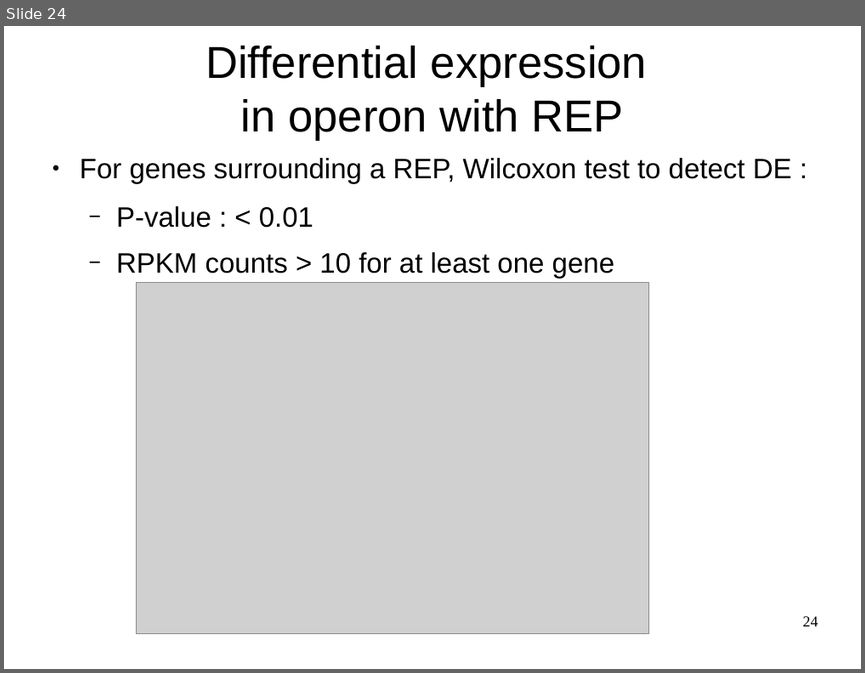
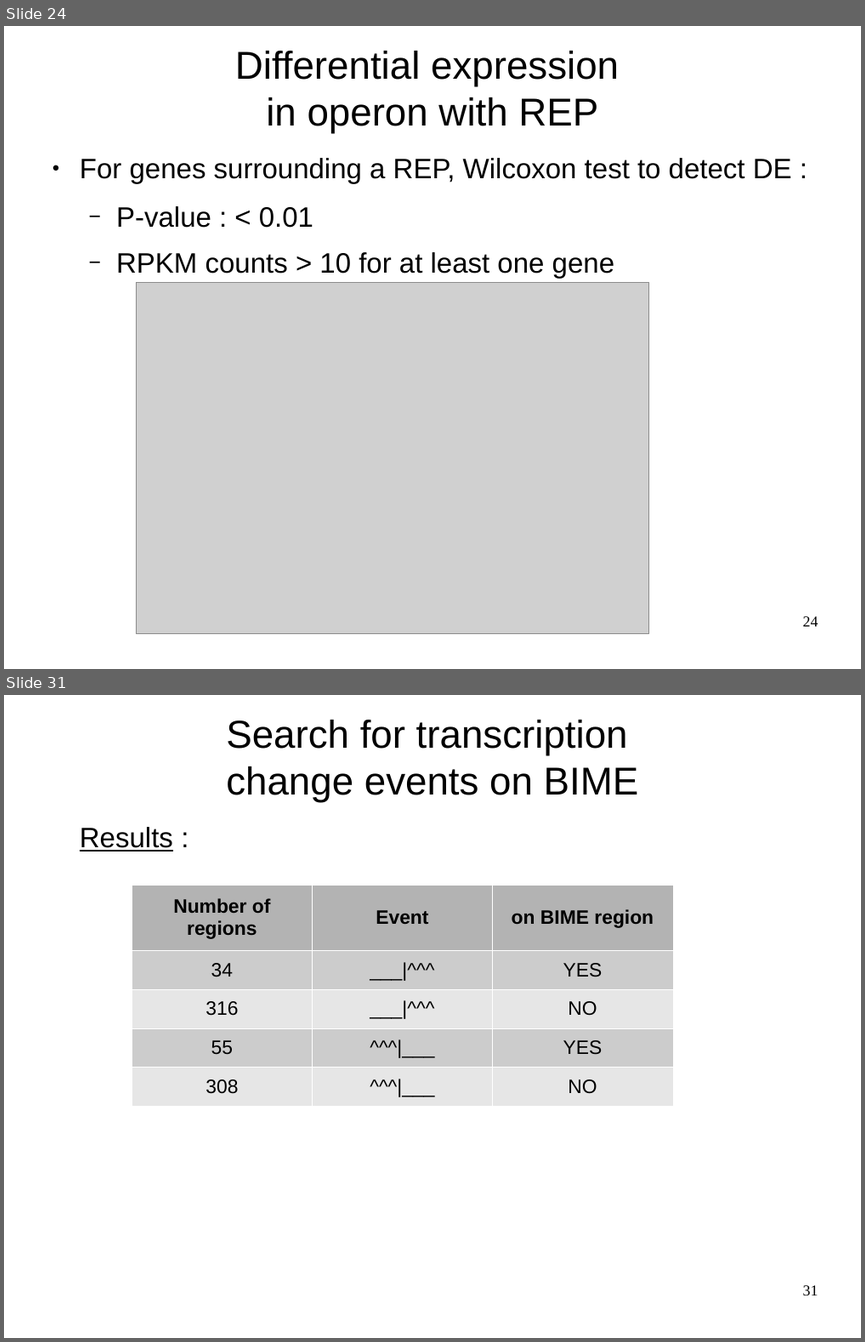
Before and after one commit to mesmeraf/stage_M2, a slide deck: presentation.odp. Shown one above the other, each under a label of ours: slide 24 before the commit, slides 24 and 31 after it; the slides between them are not shown. The pictures are 865x673 and 865x1342 pixels, drawn with LibreOffice and Linux fonts; fonts in the diff are those of the drawing; grey boxes stand for pictures; background and template pictures are left out. Boxes give left, top, right and bottom in pixels: in the first picture for what was removed or moved away, otherwise in the second. Text is boxed around its words. In the diff, an @@ line names an element or a change of style, - is before the commit and + after.

```diff
--- a/presentation.odp
+++ b/presentation.odp
@@ slide 31 added at [4, 695, 861, 1338], background picture (left out) @@
@@ title added at [226, 720, 639, 802], 36 pt, text #000000 @@
+Search for transcription
+change events on BIME
@@ text added at [80, 827, 173, 851], 26 pt, text #000000, underline @@
+Results :
@@ table added at [132, 884, 673, 1106], 5 rows, 3 columns @@
+Number of regions | Event | on BIME region
+34 | ___|^^^ | YES
+316 | ___|^^^ | NO
+55 | ^^^|___ | YES
+308 | ^^^|___ | NO
@@ page number added at [803, 1285, 818, 1295], 14 pt, text #000000 @@
+31
@@ slide 24 changed as well @@
@@ title "Differential expression in operon with ...": place and size @@
-title "Differential expression in operon with ..." at [205, 46, 647, 141]
+title "Differential expression in operon with ..." at [235, 51, 619, 133]
@@ title "Differential expression in operon with ..." at [235, 51, 619, 133]: size 41.4 to 36 pt @@
```
Also in this commit, not shown: 24 other slides changed, 4 other slides added.
